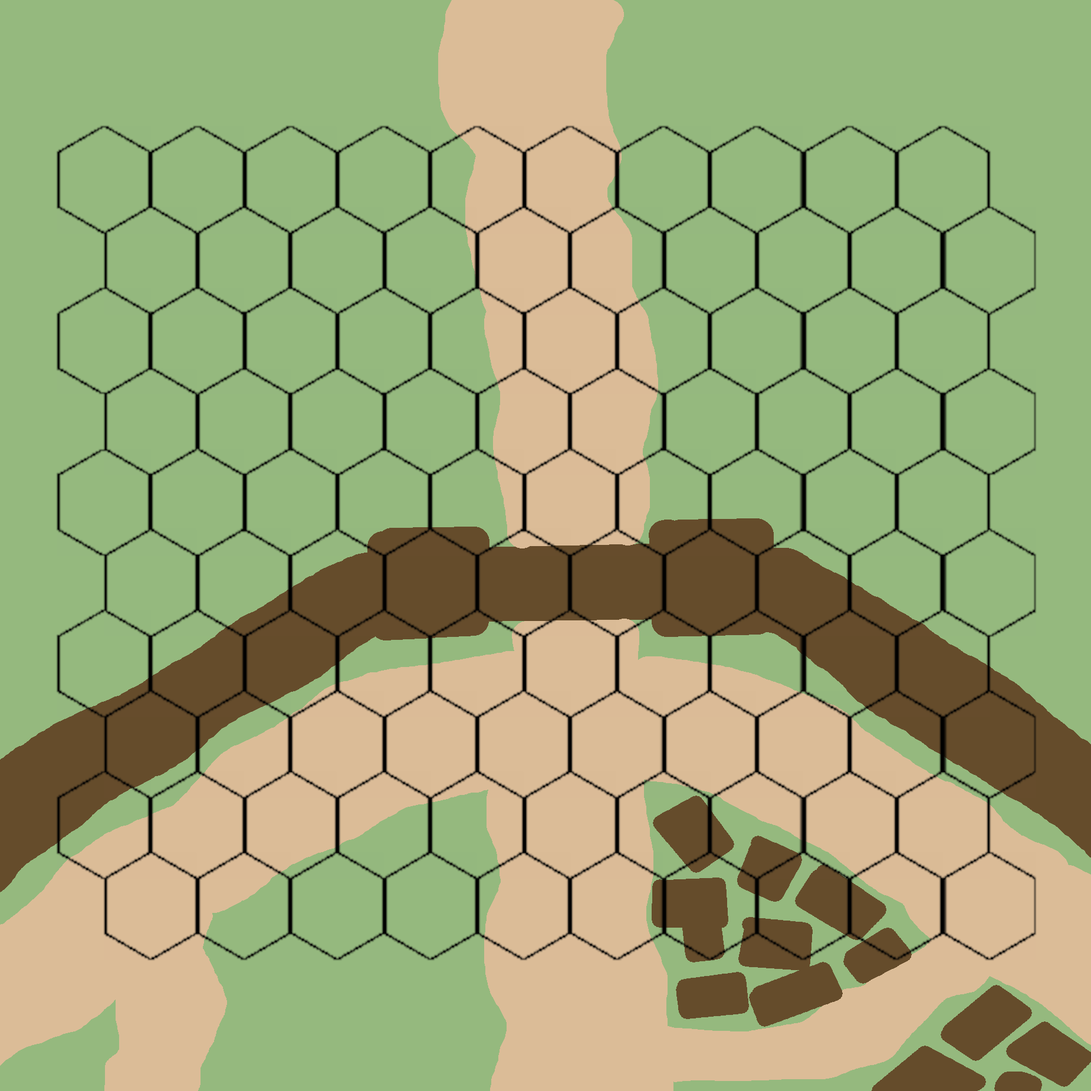
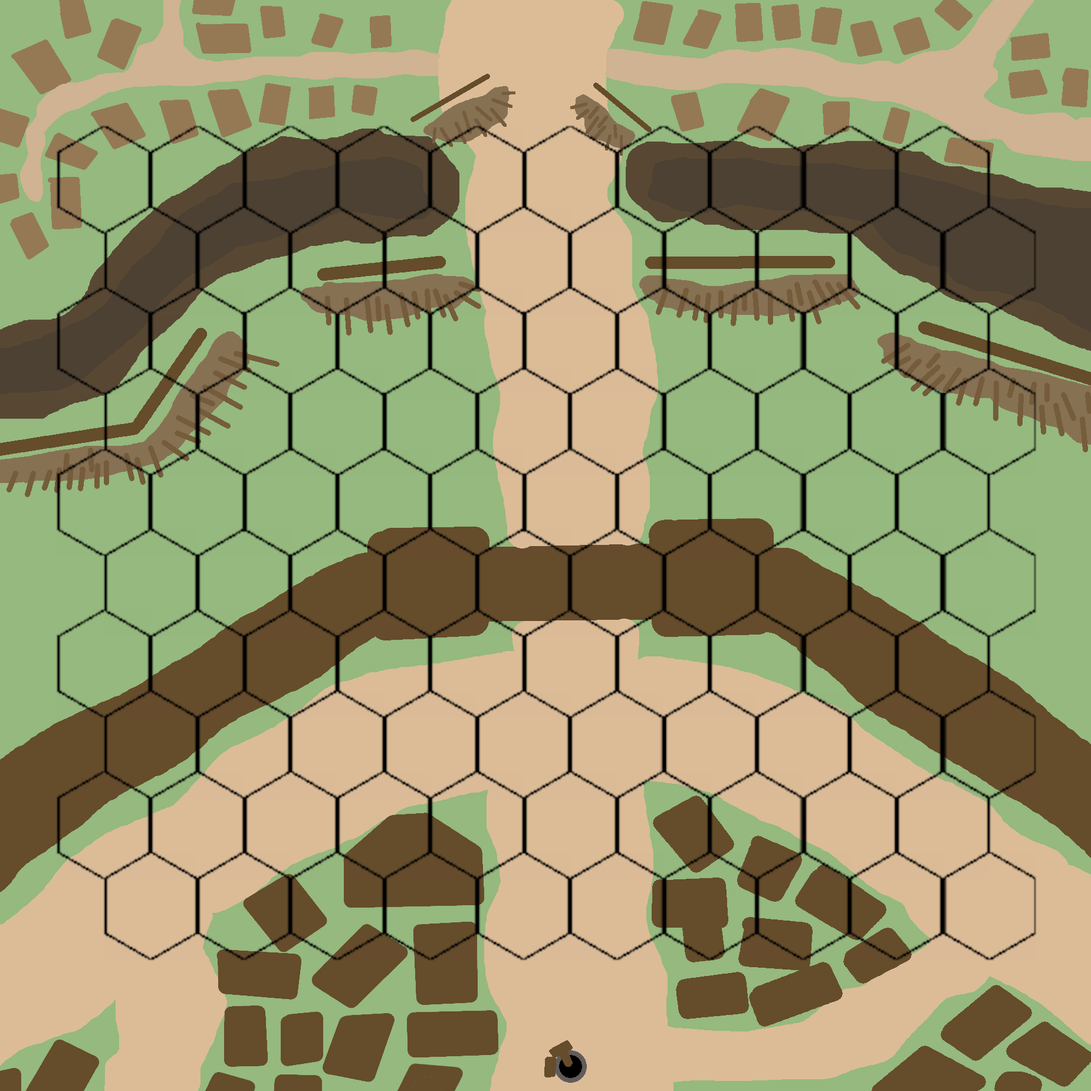
Before/after of a 1091px x 1091px layered artwork. What changed in the layer stack:
painted on "ColourMap" over [0, 0, 1091, 1091]
